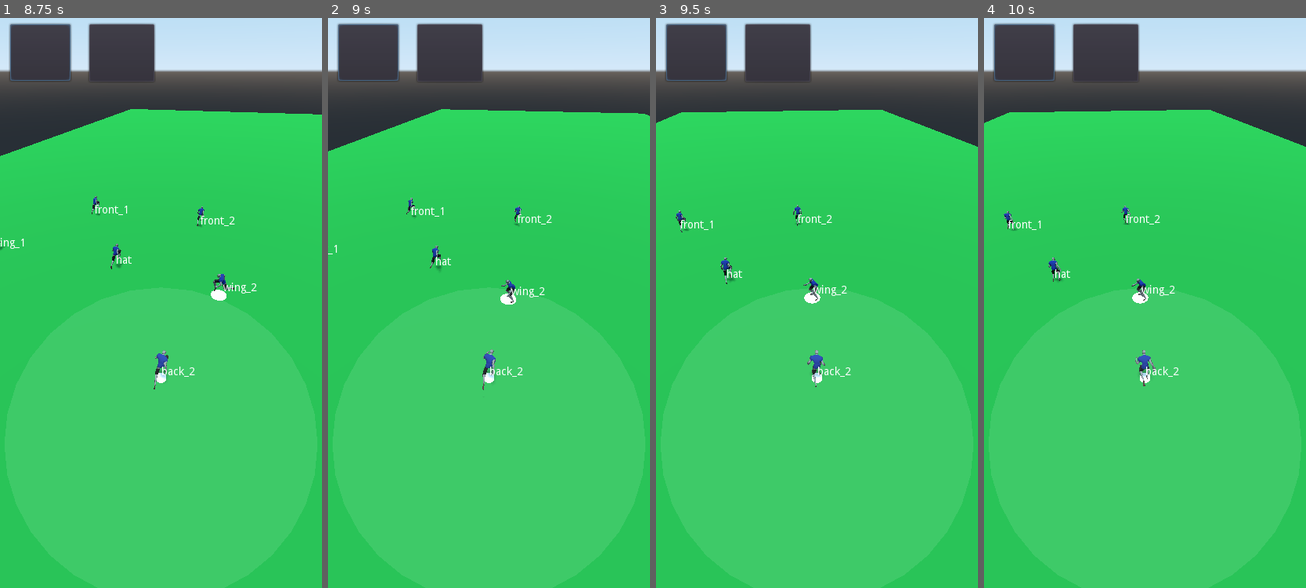
Above: before the commit, frames 1-4 (left to right).
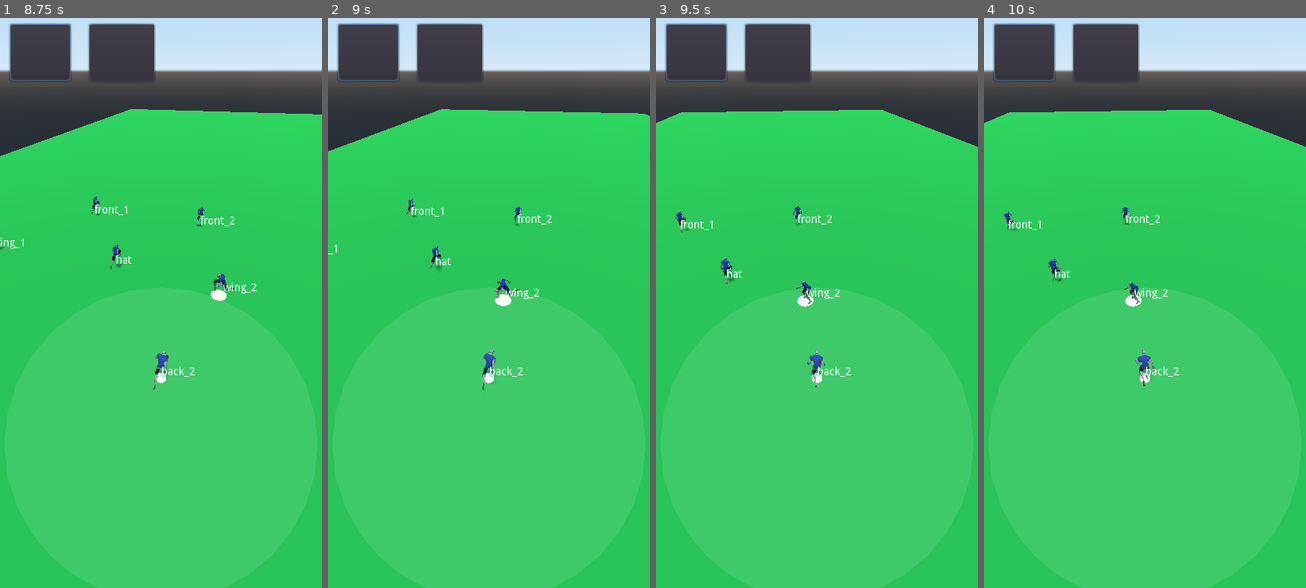
Above: after the commit, the same moments.

Repository: samhattangady/UltimateFrisbee
Game: Godot game, scene res://PlayingField.tscn
The game is run twice, just before and just after one commit, with the same random seed, the same clock (stepped at 60 frames per second) and the same inputs.
Inputs (mouse positions are in pixels of both pictures, inside the frame that each line leads up to):
- Up to frame 1 (8.75 s): click (122, 52) at 0.5 s; click (122, 52) at 1.25 s; click (122, 52) at 2 s; click (41, 52) at 2.75 s; tap Enter (ui_accept) at 3.5, 3.77, 4.25, 6.77, 7.25 s; move the mouse to (231, 274) at 3.52 s; hold Right (ui_right) 3.53-4.25 s; click (231, 274) at 3.67 s; drag from (96, 331) to (144, 417) at 4.27 s; move the mouse to (193, 177) at 5.02 s; hold Right (ui_right) 5.03-5.75 s; drag from (144, 417) to (64, 217) at 5.77 s; move the mouse to (257, 388) at 6.52 s; hold Left (ui_left) 6.53-7.25 s; drag from (64, 217) to (112, 154) at 7.27 s; move the mouse to (177, 303) at 8.02 s; hold Down (ui_down) from 8.03 s (still down); click (177, 303) at 8.17 s
- Up to frame 2 (9 s): release Down (ui_down) at 8.75 s; drag from (440, 154) to (424, 331) at 8.77 s
- Up to frame 3 (9.5 s): no input
- Up to frame 4 (10 s): move the mouse to (1215, 274) at 9.52 s; hold Right (ui_right) from 9.53 s (still down); tap Enter (ui_accept) at 9.77 s

Frame 1 is identical in both runs. In frame 2, 0.3% of the frame differs, in the area x 51-68%, y 45-51%; in frame 3, 0.3%, in the area x 43-60%, y 45-51%; in frame 4, 0.3%.
Error before the commit: Invalid call. Nonexistent function 'find_bone' in base 'Spatial'. (res://Player2.gd:64)
Error after the commit: Invalid call. Nonexistent function 'find_bone' in base 'Spatial'. (res://Player.gd:67)

Commit message:
wip: debugged a bunch of things. next step: defensce

Diff:
--- a/Debug.gd
+++ b/Debug.gd
@@ -4,12 +4,14 @@
 var players_controller
 var player_labels
 var game_camera
+var debug_points
 
 var debug = true
 
 func _ready():
     self.player_labels = self.get_node('PlayerLabels')
     self.game_camera = self.get_parent().get_node('GameCamera')
+    self.debug_points = []
 
 func _physics_process(delta):
     if not self.debug:
@@ -23,7 +25,17 @@
         l.text = player.get_debug_name()
         l.rect_position = self.game_camera.unproject_position(player.translation+Vector3(0,2,0))
         self.player_labels.add_child(l)
+    for p in self.debug_points:
+        var l = Label.new()
+        l.text = p.string
+        l.rect_position = self.game_camera.unproject_position(p.pos)
+        self.player_labels.add_child(l)
 
+func debug_point(point, string):
+    self.debug_points.append({'pos': point, 'string':string})
+
+func clear_debug_points():
+    self.debug_points = []
 
 func set_player_controller(pc):
     self.players_controller = pc
--- a/Disc.gd
+++ b/Disc.gd
@@ -11,8 +11,8 @@
 
 var debug_previous_throw = {}
 
-export var max_throw_speed = 50.0
-export var min_throw_speed = 12.0
+export var max_throw_speed = 20.0
+export var min_throw_speed = 20.0
 
 export var max_throw_distance = 80.0
 export var min_throw_distance = 15.0
@@ -38,6 +38,8 @@
 # too much, makes throws unintuitive. This reduces that and brings it
 # back under control
 const X_DISP_FACTOR = 0.8
+
+const MAX_HEIGHT_FACTOR = 2.0
 
 var DISC_CALCULATOR
 
@@ -171,7 +173,7 @@
     # We then do cos45 as I am picturing the disc to be thrown like that
     # Then we see what ratio of that our throw is. The idea is
     # that more oi is more height
-    var max_height = (dist/2) * cos(deg2rad(45))
+    var max_height = (dist/2) * cos(deg2rad(45)) * MAX_HEIGHT_FACTOR
     var oiy = lerp(0, max_height, abs(x_disp)/dist*MAX_OI_CURVE)
     oiy += (self.translation.y+end.y) / 2
     # We want some randomness in how the exact curve of the throw looks
--- a/FrisbeeThings.tscn
+++ b/FrisbeeThings.tscn
@@ -3,7 +3,7 @@
 [ext_resource path="res://FrisbeeThings.gd" type="Script" id=1]
 [ext_resource path="res://Ground.tscn" type="PackedScene" id=2]
 [ext_resource path="res://Disc.tscn" type="PackedScene" id=3]
-[ext_resource path="res://Players.tscn" type="PackedScene" id=4]
+[ext_resource path="res://PlayersController.tscn" type="PackedScene" id=4]
 
 [node name="FrisbeeThings" type="Spatial"]
 script = ExtResource( 1 )
--- a/Player2.gd
+++ b/Player.gd
@@ -1,17 +1,17 @@
 extends KinematicBody
 
 export var max_speed = 20
-export var acceleration = 50
-export var deceleration = 1
+export var acceleration = 50.0
+export var deceleration = 50.0
 export var MAX_ANGLE_WITHOUT_STOPPING = 60
-export var AT_DESTINATION_DISTANCE = 1.5
+export var AT_DESTINATION_DISTANCE = 0.5
 export var DISC_CATCHING_DISTANCE = 1.0
 export var TIME_DIFFERENCE_TO_CATCH = 0.2
 
 var CLAP_CATCH_ANIMATION_LENGTH = 1.0
 
 var current_direction = Vector3(1, 0, 0)
-var current_velocity = Vector3(-1, 0, 0)
+var current_velocity = Vector3(0, 0, 0)
 var desired_direction = Vector3(0, 0, -1)
 var desired_destination = Vector3(0, 0, -1)
 
@@ -50,6 +50,9 @@
 signal disc_is_caught(player)
 signal try_to_catch_disc(player)
 signal bid_to_attack_disc(player, attack_point)
+
+signal debug_point(disc_pos, debug_string)
+signal clear_debug_points()
 
 func _ready():
     self.player_model = self.get_node('PlayerModel')
@@ -129,10 +132,12 @@
 
 func catch_disc():
     # !AnimationHook Catching the disc
+    self.current_velocity = Vector3(0, 0, 0)
+    self.animation_player.play('Idle')
+    self.current_state = PLAYER_STATE.IDLE
     self.set_deselected()
     self.assign_disc_possession()
     self.disc.disc_is_reached()
-    self.current_velocity = Vector3(0, 0, 0)
     # self.animation_player.play('Catching')
     self.animation_player.play('Idle')
     self.emit_signal('disc_is_caught', self)
@@ -156,7 +161,7 @@
     else:
         # !AnimationHook - Chopstop / sliding
         # FIXME (21 Jun 2019 sam): Deceleration doesn't seem to be working correctly
-        self.current_velocity -= self.current_direction*self.deceleration * delta
+        self.current_velocity -= self.current_direction*self.deceleration*delta
         if self.current_velocity.normalized() != self.current_direction:
             self.current_velocity = Vector3(0, 0, 0)
             self.run_to_world_point(self.desired_destination)
@@ -221,7 +226,9 @@
     if self.current_state == PLAYER_STATE.THROWN or self.current_state == PLAYER_STATE.THROWING or self.current_state == PLAYER_STATE.WITH_DISC:
         return
     var attack_point = self.calculate_attack_point(curve, throw_details)
-    print(self.debug_name, ': ', attack_point)
+    # TODO: If noone is bidding, we still want someone to run toward the falling disc
+    # Also, we need to consider once there is defence, we may want multiple people
+    # attacking the disc at the same time.
     if self.current_state == PLAYER_STATE.RUNNING or attack_point.time_difference < self.TIME_DIFFERENCE_TO_CATCH:
         self.emit_signal('bid_to_attack_disc', self, attack_point)
 
--- a/Player2.tscn
+++ b/Player.tscn
@@ -1,6 +1,6 @@
 [gd_scene load_steps=9 format=2]
 
-[ext_resource path="res://Player2.gd" type="Script" id=1]
+[ext_resource path="res://Player.gd" type="Script" id=1]
 [ext_resource path="res://PlayerModel.tscn" type="PackedScene" id=2]
 
 [sub_resource type="CapsuleShape" id=1]
--- a/Players.gd
+++ b/PlayersController.gd
@@ -25,7 +25,7 @@
     return player
 
 func n_players():
-    var player_scene = preload('res://Player2.tscn')
+    var player_scene = preload('res://Player.tscn')
     for i in range(number_of_players):
         var p = player_scene.instance()
         p.translation = Vector3(0.0, 0.0, -20.0*i)
@@ -37,7 +37,7 @@
 
 func create_players():
     # TODO (01 Jul 2019 sam): Clean up now that it is all simpler
-    var player_scene = preload('res://Player2.tscn')
+    var player_scene = preload('res://Player.tscn')
     var back_1 = player_scene.instance()
     back_1.set_debug_name('back_2')
     self.add_child(back_1)
@@ -161,8 +161,6 @@
             best_time = time
             best_player = player
     best_player.attack_disc(self.player_attack_bids[best_player])
-    print(bidders)
-    print(best_player.debug_name, ' has best bid')
     self.player_attack_bids = {}
 
 
--- a/Players.tscn
+++ b/PlayersController.tscn
@@ -1,6 +1,6 @@
 [gd_scene load_steps=2 format=2]
 
-[ext_resource path="res://Players.gd" type="Script" id=1]
+[ext_resource path="res://PlayersController.gd" type="Script" id=1]
 
 [node name="Players" type="Spatial"]
 script = ExtResource( 1 )
--- a/PlayingField.gd
+++ b/PlayingField.gd
@@ -46,6 +46,10 @@
         p.connect('thrower_arm_position', self.disc, 'attach_to_wrist')
         p.connect('try_to_catch_disc', self.players_controller, 'player_trying_to_catch_disc')
         p.connect('bid_to_attack_disc', self.players_controller, 'players_bidding_to_attack_disc')
+    self.players_controller.players[0].connect('debug_point', self.world_debug, 'debug_point')
+    self.players_controller.players[0].connect('debug_point', self.screen_debug, 'debug_point')
+    self.players_controller.players[0].connect('clear_debug_points', self.world_debug, 'clear_debug_points')
+    self.players_controller.players[0].connect('clear_debug_points', self.screen_debug, 'clear_debug_points')
 
 func check_player_selected():
     pass
--- a/PlayingField.tscn
+++ b/PlayingField.tscn
@@ -1,7 +1,7 @@
 [gd_scene load_steps=8 format=2]
 
 [ext_resource path="res://PlayingField.gd" type="Script" id=1]
-[ext_resource path="res://ThrowCanvas.tscn" type="PackedScene" id=2]
+[ext_resource path="res://InputControls.tscn" type="PackedScene" id=2]
 [ext_resource path="res://FrisbeeThings.tscn" type="PackedScene" id=3]
 [ext_resource path="res://GameCamera.tscn" type="PackedScene" id=4]
 [ext_resource path="res://WorldDebug.tscn" type="PackedScene" id=5]
@@ -16,7 +16,7 @@
 [node name="FrisbeeThings" parent="." instance=ExtResource( 3 )]
 
 [node name="GameCamera" parent="." instance=ExtResource( 4 )]
-transform = Transform( 1, 0, 0, 0, 0.707107, 0.707107, 0, -0.707107, 0.707107, 0, 30, 15 )
+transform = Transform( 1, 0, 0, 0, 0.707107, 0.707107, 0, -0.707107, 0.707107, 0, 18.8, 15 )
 keep_aspect = 0
 
 [node name="OmniLight" type="DirectionalLight" parent="."]
--- a/TrailMarker.tscn
+++ b/TrailMarker.tscn
@@ -6,6 +6,6 @@
 albedo_color = Color( 0.690196, 0.113725, 0.113725, 1 )
 
 [node name="TrailMarker" type="MeshInstance"]
-transform = Transform( 0.01, 0, 0, 0, 0.01, 0, 0, 0, 0.01, 0, 0, 0 )
+transform = Transform( 0.2, 0, 0, 0, 0.2, 0, 0, 0, 0.2, 0, 0, 0 )
 mesh = SubResource( 1 )
 material/0 = SubResource( 2 )
--- a/WorldDebug.gd
+++ b/WorldDebug.gd
@@ -5,17 +5,22 @@
 var ATTACK_POINT = true
 
 var path_tracers
+var marker
 
 func _ready():
     self.path_tracers = self.get_node('PathTracers')
+    self.marker = preload("res://TrailMarker.tscn")
 
 func throw_calculated(curve, throw_details):
     self.trace_path(curve)
 
+func clear_path_tracers():
+    for child in self.path_tracers.get_children():
+        self.path_tracers.remove_child(child)
+
 func trace_path(curve):
     var tm = preload("res://TrailMarker.tscn")
-    for child in self.path_tracers.get_children():
-        self.path_tracers.remove_child(child)
+    self.clear_path_tracers()
     var steps = 60
     if self.TRACE_PATH:
         # FIXME (28 May 2019 sam): Path tracing is not working. Figure it out.
@@ -44,3 +49,11 @@
         t.translation = point
         t.scale = Vector3(1, 1, 1)
         self.path_tracers.add_child(t)
+
+func debug_point(point, string):
+    var m = self.marker.instance()
+    m.translation = point
+    self.path_tracers.add_child(m)
+
+func clear_debug_points():
+    self.clear_path_tracers()
--- a/project.godot
+++ b/project.godot
@@ -32,4 +32,7 @@
 
 [rendering]
 
+quality/driver/fallback_to_gles2=true
+quality/intended_usage/framebuffer_allocation.mobile=2
+quality/depth/hdr.mobile=true
 environment/default_environment="res://default_env.tres"
Renamed: ThrowCanvas.tscn -> InputControls.tscn
